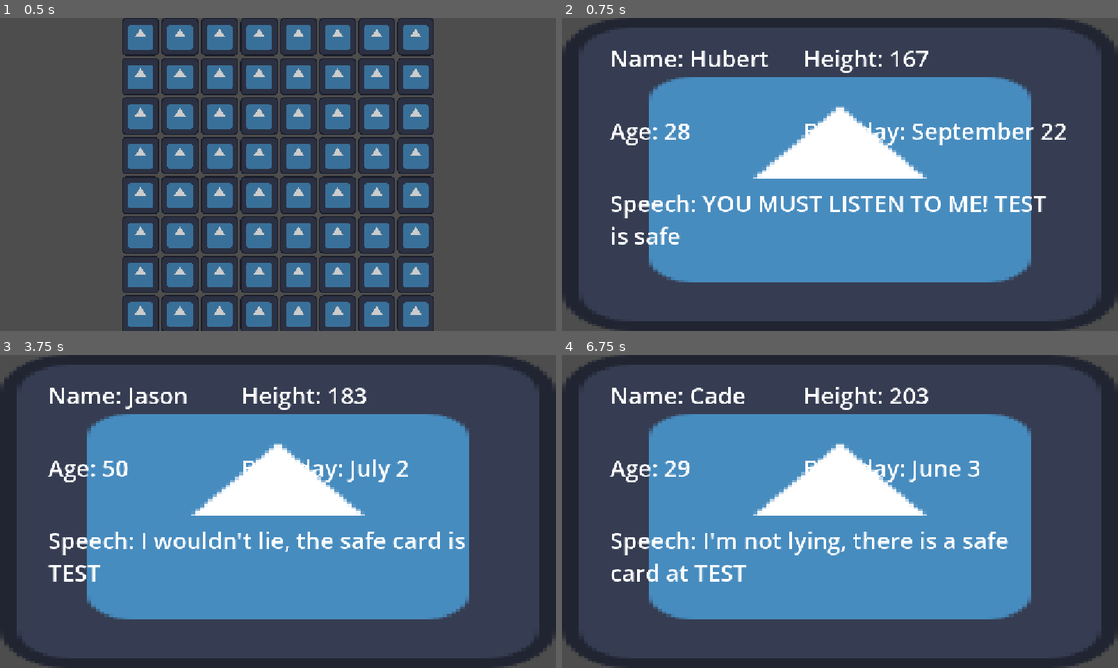
Above: before the commit, frames 1-4 (two rows, left to right).
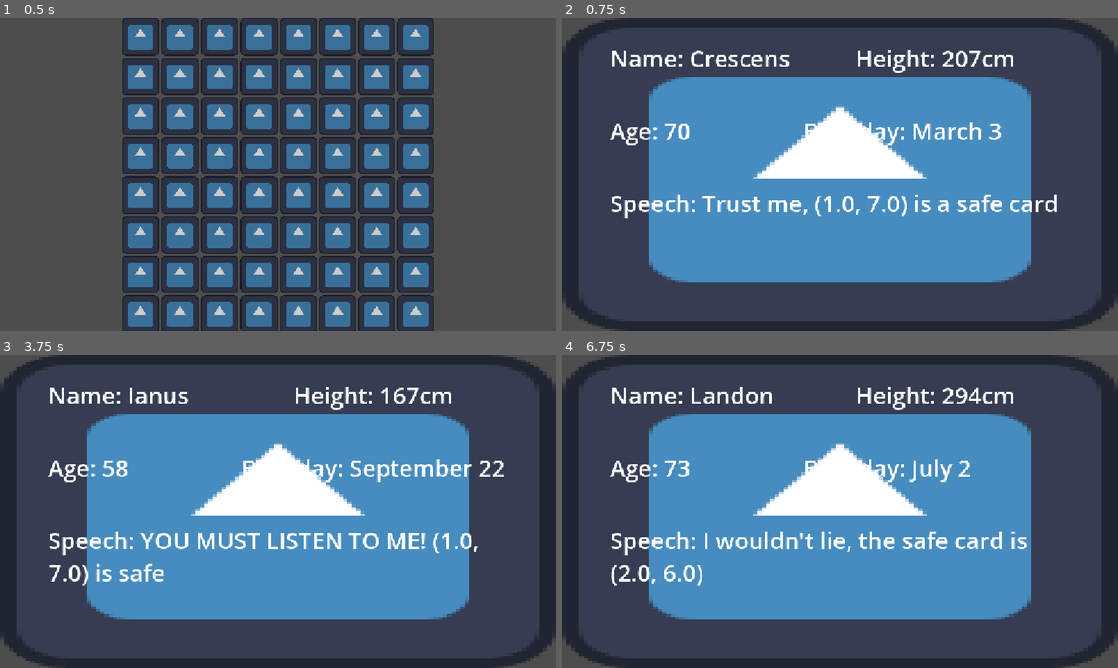
Above: after the commit, the same moments.

Repository: crakenpoop123/notrust
Game: Godot game, scene res://scenes/main_level.tscn
The game is run twice, just before and just after one commit, with the same random seed, the same clock (stepped at 60 frames per second) and the same inputs. The engine's default icon, where the game draws it, is replaced by a stand-in: a white triangle on a blue panel in a dark square.
Inputs (mouse positions are in pixels of both pictures, inside the frame that each line leads up to):
- Up to frame 1 (0.5 s): no input
- Up to frame 2 (0.75 s): tap Enter at 0.5 s; move the mouse to (701, 36) at 0.52 s; click (701, 36) at 0.6 s
- Up to frame 3 (3.75 s): tap Space at 1.25, 2.75 s; move the mouse to (177, 373) at 1.27 s; click (177, 373) at 1.35 s; tap Enter at 2, 3.5 s; move the mouse to (216, 373) at 2.02 s; click (216, 373) at 2.1 s; move the mouse to (261, 373) at 2.77 s; click (261, 373) at 2.85 s; move the mouse to (300, 373) at 3.52 s; click (300, 373) at 3.6 s
- Up to frame 4 (6.75 s): tap Space at 4.25 s; move the mouse to (901, 373) at 4.27 s; click (901, 373) at 4.35 s; move the mouse to (940, 373) at 5.02 s; click (940, 373) at 5.1 s; move the mouse to (979, 373) at 5.77 s; click (979, 373) at 5.85 s; move the mouse to (701, 414) at 6.52 s; click (701, 414) at 6.6 s

Frame 1 is identical in both runs. In frame 2, 4.2% of the frame differs, in the area x 9-91%, y 10-73%; in frame 3, 4.3%, in the area x 8-91%, y 10-74%; in frame 4, 3.8%.

Commit message:
Got speech finished

Diff:
--- a/scenes/main_level.tscn
+++ b/scenes/main_level.tscn
@@ -33,16 +33,16 @@
 layout_mode = 0
 offset_left = 100.0
 offset_top = 50.0
-offset_right = 488.0
+offset_right = 606.0
 offset_bottom = 128.0
 theme_override_font_sizes/normal_font_size = 48
 text = "Name: "
 
 [node name="Height" type="RichTextLabel" parent="Person/PersonText" unique_id=943556557]
 layout_mode = 0
-offset_left = 500.0
+offset_left = 608.0
 offset_top = 50.0
-offset_right = 1118.0
+offset_right = 1108.0
 offset_bottom = 128.0
 theme_override_font_sizes/normal_font_size = 48
 text = "Height: "
--- a/scripts/card.gd
+++ b/scripts/card.gd
@@ -40,6 +40,8 @@
 
 	# Decrease the number of cards left
 	$"../..".cards_left -= 1
+	# Remove this from the mines grid (set to 2 bc actually removing it would induce crashes)
+	$"../..".mines[card_pos[0]][card_pos[1]] = 2
 
 	$"../..".card_just_pressed = true
 
--- a/scripts/person.gd
+++ b/scripts/person.gd
@@ -1,13 +1,19 @@
 extends Sprite2D
 
 var truth_teller
+var changed_val
+var lie_probability = 0.85
 
 var text_possibilities = {
-	"Name": ["Bob", "Hubert", "Clive", "Rosamond", "Karl", "Trenton", "Festus", "Jason", "Emmett", "Cheri", "Annice", "Fi …(236 unchanged characters)…
+	"Name": ["Bob", "Hubert", "Clive", "Rosamond", "Karl", "Trenton", "Jason", "Emmett", "Cheri", "Annice", "Fi …(236 unchanged characters)…
+	"FakeName": ["Ianus", "Diarmiud", "Verginius", "Iuno", "Flavianus", "Perfectus", "Aemilia", "Valens", "Quinctilianus", "Crescens", "Florentius"],
 	"Height": ["range", 150, 220],
-	"Age": ["range", 20, 80],
+	"FakeHeight": ["range", 250, 350],
+	"Age": ["range", 20, 90],
+	"FakeAge": ["range", 110, 200],
 	"Birthday": ["get_birthday"],
 	"BirthMonth": ["January", "February", "March", "April", "May", "June", "July", "August", "September", "October", "November", "December"],
+	"FakeBirthMonth": ["Quintember", "Quadrober", "Maruary", "Fray", "Martember"],
 	"BirthDay": [31, 29, 31, 30, 31, 30, 31, 31, 30, 31, 30, 31],
 	"Speech": ["get_speech"],
 	"SpeechList": ["Believe me, a safe tile is at ϧ", "I'm not lying, there is a safe card at ϧ", "I wouldn't lie, the safe card is ϧ", "ϧ is safe, believe me", "YOU MUST LISTEN TO ME! ϧ is safe", "Trust me, ϧ is a safe card"],
@@ -15,17 +21,17 @@
 
 @onready var text_location = $"../PersonText"
 
-# Called when the node enters the scene tree for the first time.
-func _ready() -> void:
-	if randf() < 0.15:
-		#truth_teller = false
-		truth_teller = true # TODO: Uncomment the false line above here to enable liars
-	else:
-		truth_teller = true
-	init_text()
 
 # Init the text variables
 func init_text():
+	var rand_val = randf()
+	print("rand_val: ", rand_val)
+	# Decide if this person is a liar or a truth-teller
+	if rand_val > lie_probability:
+		changed_val = "none"
+	else:
+		changed_val = get_rand_attribute()
+
 	for text in text_location.get_children():
 		#print("text node: ", text)
 		#print("text name: |", text.name, "|")
@@ -33,14 +39,40 @@
 		#print("----------")
 		text.text = str(text.name, ": ", init_specific_text(text))
 
+	# Specify the height is in centimetres
+	$"../PersonText/Height".text = $"../PersonText/Height".text + "cm"
+
+# Returns a random attribute from PersonText
+# Used to make a single thing wrong when the person is a liar
+func get_rand_attribute():
+	# Get the index of a random attribute
+	var rand_attr = randi_range(0, $"../../Person/PersonText".get_child_count() - 2) # -1 for zero-indexing and -1 bc Speech shouldn't be included
+
+	var count = 0
+	for text in $"../../Person/PersonText".get_children():
+		# Check if the rand attibute is the current one
+		if count == rand_attr:
+			return text.name
+
+		# Increase count
+		count += 1
+
 # Used so that I can exit when the text gets set
 func init_specific_text(text):
+	# Set the truth_teller variable to a bool represetning if it is the current text
+	truth_teller = text.name != changed_val
+	print("text name: ", text.name, " | changed val: ", changed_val,  " | truth teller?: ", truth_teller)
+
 	# Grab the texts array
 	var text_array = text_possibilities[text.name]
+
+	if !truth_teller and "Fake" + text.name in text_possibilities:
+		text_array = text_possibilities["Fake" + text.name]
 
 	# Get the first item in the text's array
 	# This is used because it sometimes holds important info about how to get the text
 	var first_item
+
 	if text.name in text_possibilities:
 		first_item = text_array[0]
 		#print("First item: ", first_item)
@@ -68,6 +100,7 @@
 	var birthday_text = ""
 
 	var months_max = 11 # 12 months in a month - 1 for zero-indexing
+	var fake_months_max = 4 # 5 fake months - 1 for zero-indexing
 
 	# Generate a real birthday for the truth-tellers
 	if truth_teller:
@@ -85,6 +118,39 @@
 
 		# Add the day to birthday_text
 		birthday_text = birthday_text + str(month_day)
+	else:
+		# If the birth month is wrong
+		if randf() < 0.5:
+			# Get the index of a random fake month
+			var month_index = randi_range(0, fake_months_max)
+
+			# Add the random month to birthday_text
+			birthday_text = birthday_text + text_possibilities["FakeBirthMonth"][month_index]
+
+			# Add a buffer between the months and days for formatting
+			birthday_text = birthday_text + " "
+
+			# Get a random day from the month
+			var month_day = randi_range(1, 30)
+
+			# Add the day to birthday_text
+			birthday_text = birthday_text + str(month_day)
+		else:
+
+			# Get the index of a random real month
+			var month_index = randi_range(0, months_max)
+
+			# Add the random month to birthday_text
+			birthday_text = birthday_text + text_possibilities["BirthMonth"][month_index]
+
+			# Add a buffer between the months and days for formatting
+			birthday_text = birthday_text + " "
+
+			# Get a random day that is too high to be part of the month
+			var month_day = text_possibilities["BirthDay"][month_index] + randi_range(2, 6)
+
+			# Add the day to birthday_text
+			birthday_text = birthday_text + str(month_day)
 
 	return birthday_text
 
@@ -98,11 +164,38 @@
 
 	# Remove the filler value from the text
 	speech[filler_index] = ""
+
+	# Get a card position
+	var card_pos = get_card_location(changed_val != "none")
+
 	# Insert the new value into the text
-	speech = speech.insert(filler_index, str("TEST"))
+	speech = speech.insert(filler_index, str(card_pos))
 
 	return speech
 
-# Called every frame. 'delta' is the elapsed time since the previous frame.
-func _process(delta: float) -> void:
-	pass
+# Returns the location of either a random mine or a random card
+func get_card_location(mine):
+	# MainLevel node
+	var main = $"../.."
+
+	#print("mine pos", main.mine_positions)
+
+	# Returns a random mine position if mine == true
+	if mine == true:
+		return main.mine_positions[randi_range(0, len(main.mine_positions) - 1)]
+	# Return a random index of a safe card
+	else:
+		return get_random_non_mine()
+
+# Searches main.mines for a random non-mine
+func get_random_non_mine():
+	# MainLevel node
+	var main = $"../.."
+
+	# Random card pos
+	var card_pos = Vector2(randi_range(0, main.grid_length - 1), randi_range(0, main.grid_length - 1))
+
+	if main.mines[card_pos[0]][card_pos[1]] == 0:
+		return card_pos
+	else:
+		return get_random_non_mine()
